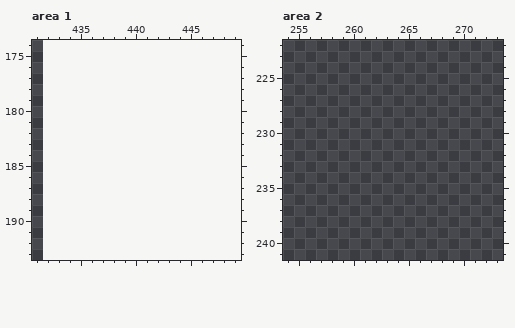
Pixel-art file, stored at src/main/source_files/panels.aseprite. Above, as it was before the edit.
432x448 pixels, 1 frame. Colours within 5 levels of each other are drawn and written as one. Shown: area 1: x 431..449, y 174..193; area 2: x 254..273, y 222..241. The old version is drawn lined up with the new one, on the new canvas. The commit also changed other parts of the picture, which this record leaves out.
Palette (. is transparent): 
After the commit:
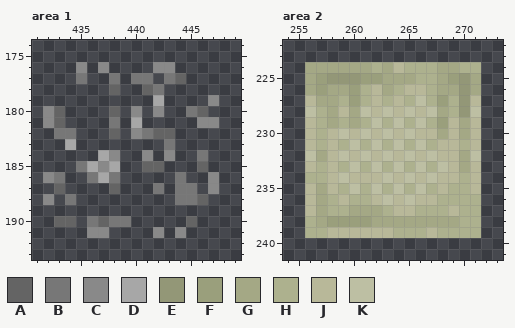
Colours new in this view: A #646464  B #777777  C #898989  D #a7a7a7  E #939777  F #9a9f7c  G #a4a885  H #adb18e  J #b8b899  K #bdbfa3
The edit:
canvas 432x448 -> 464x448
Area 1:
y 176: x 435 . -> C; x 437 . -> C; x 442..443 .. -> CC
y 177: x 435 . -> B; x 438 . -> B; x 440..441 .. -> BB; x 443..444 .. -> BA
y 178: x 438 . -> A; x 441..442 .. -> AB
y 179: x 442 . -> D; x 447 . -> C
y 180: x 432..433 .. -> CA; x 438 . -> A; x 440 . -> C; x 442 . -> C; x 445..446 .. -> BA
y 181: x 432..433 .. -> CA; x 438 . -> B; x 440 . -> D; x 446..447 .. -> CC
y 182: x 433..434 .. -> BB; x 438 . -> A; x 440..443 .... -> CBAA
y 183: x 434 . -> D; x 443 . -> B
y 184: x 437..438 .. -> DC; x 441 . -> C; x 443 . -> C; x 446 . -> B
y 185: x 435..438 .... -> BDCD; x 441..442 .. -> AA; x 446 . -> A
y 186: x 432..433 .. -> CB; x 436..438 ... -> BDB; x 444 . -> B; x 447 . -> C
y 187: x 433 . -> A; x 438 . -> A; x 442 . -> B; x 444..445 .. -> BB; x 447 . -> C
y 188: x 432 . -> C; x 434 . -> B; x 444..446 ... -> BBA
y 190: x 433..434 .. -> AA; x 436..439 .... -> BABB; x 445 . -> A
y 191: x 436..437 .. -> CC; x 442 . -> C; x 444 . -> C
Area 2:
y 224: x 256..271 ................ -> GGGGGGHGJHHHGGHH
y 225: x 256..271 ................ -> GFEEEFFGGGHHGFEG
y 226: x 256..271 ................ -> GFGGFHJGHJJHGGEG
y 227: x 256..271 ................ -> JGGHFHJHJHKHFHEJ
y 228: x 256..271 ................ -> KHGJGKJKJKJKGHEK
y 229: x 256..271 ................ -> JHGHGHKHKHKHFJGJ
y 230: x 256..271 ................ -> JHJKJKJKJKJJGJGJ
y 231: x 256..271 ................ -> JHJHKHKHKHKHJJHJ
y 232: x 256..271 ................ -> KGJKJKJKJKJKJJGK
y 233: x 256..271 ................ -> JHJHKHKHKHKHKJGJ
y 234: x 256..271 ................ -> HHJKJJJKJKJKJJHJ
y 235: x 256..271 ................ -> JGJHKHKHKHKHJHHJ
y 236: x 256..271 ................ -> JGHJHHJKJKJJHHHH
y 237: x 256..271 ................ -> JGHHGGGHJJHHHJHH
y 238: x 256..271 ................ -> HGFFFFGGGGGGGGHH
y 239: x 256..271 ................ -> HHJJJJJJHHHJHHHH
